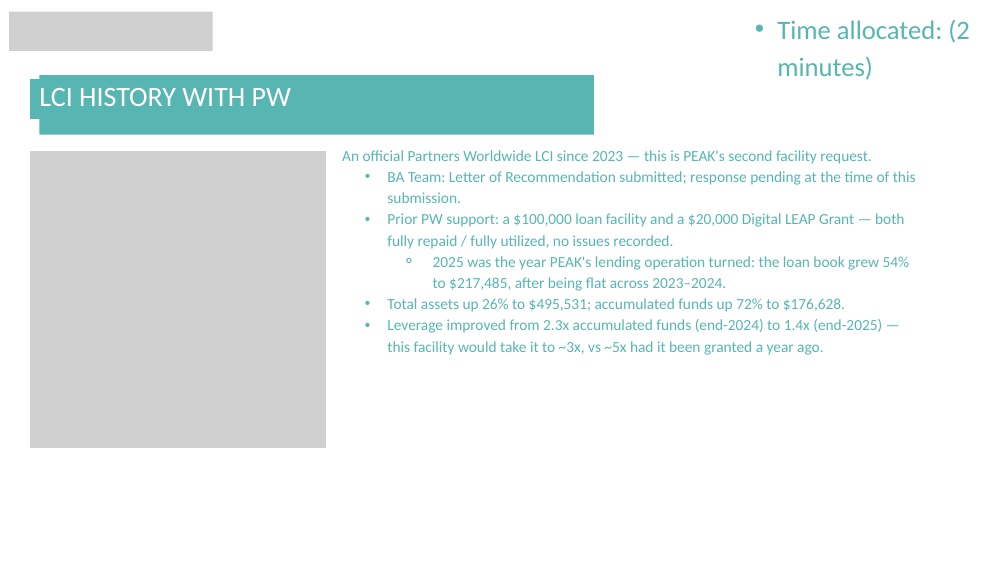
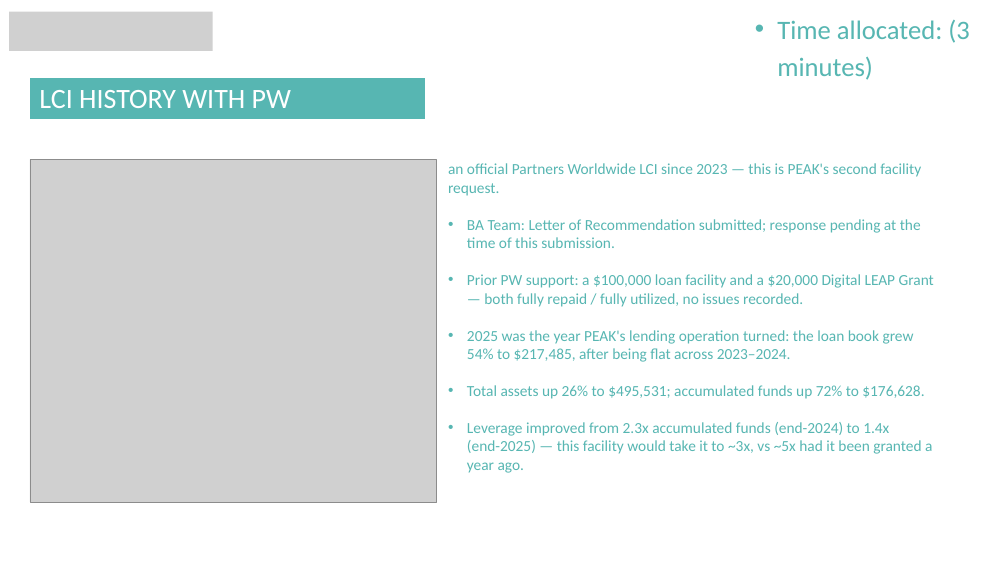
Before and after one commit to jakoyere-collab/NGO-Opportunities, a slide deck: slide 4 of deliverables/PEAK_Formal_Loan_Application_Presentation.pptx. Drawn at 1008x567 pixels with LibreOffice and Linux fonts; fonts in the diff are those of the drawing; grey boxes stand for pictures. Boxes give left, top, right and bottom in pixels: in the first picture for what was removed or moved away, otherwise in the second. Text is boxed around its words. In the diff, an @@ line names an element or a change of style, - is before the commit and + after.

```diff
--- a/deliverables/PEAK_Formal_Loan_Application_Presentation.pptx
+++ b/deliverables/PEAK_Formal_Loan_Application_Presentation.pptx
@@ text at (777, 20, 970, 80): text changed @@
-  • Time allocated: (2 minutes)
+  • Time allocated: (3 minutes)
@@ freeform shape: place and size @@
-freeform shape at (30, 79, 327, 119)
+freeform shape at (30, 78, 425, 119)
@@ rectangle removed at (39, 75, 594, 135) @@
@@ picture: place and size @@
-picture at (30, 151, 327, 448)
+picture at (30, 160, 436, 502)
@@ text at (448, 163, 921, 196): text changed @@
-An official Partners Worldwide LCI since 2023 — this is PEAK's second facility request.
+an official Partners Worldwide LCI since 2023 — this is PEAK's second facility request.
@@ text "an official Partners Worldwide LCI ...": place and size @@
-text "an official Partners Worldwide LCI ..." at (342, 150, 916, 355)
+text "an official Partners Worldwide LCI ..." at (448, 163, 934, 454)
@@ text at (467, 219, 934, 454): list level 2 to 1 in "BA Team: Letter of Recommendation ..."; line spacing 1.15 to 1; list level 2 to 1 in "Prior PW support: a $100,000 ..."; bullet ⚬ to •; list level 3 to 1 in "2025 was the year PEAK's ..."; list level 2 to 1 in "Total assets up 26% to ..."; list level 2 to 1 in "Leverage improved from 2.3x accumulated ..." @@
```
Also in this commit, not shown: 10 other slides changed, 1 slide added, 5 slides removed.
